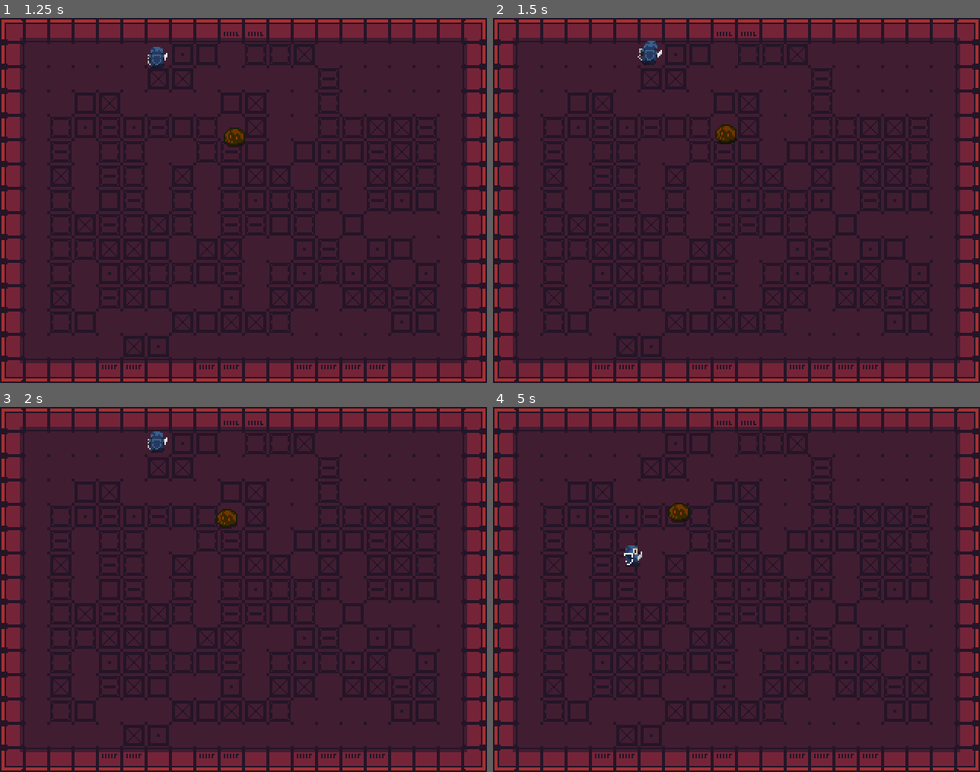
Above: before the commit, frames 1-4 (two rows, left to right).
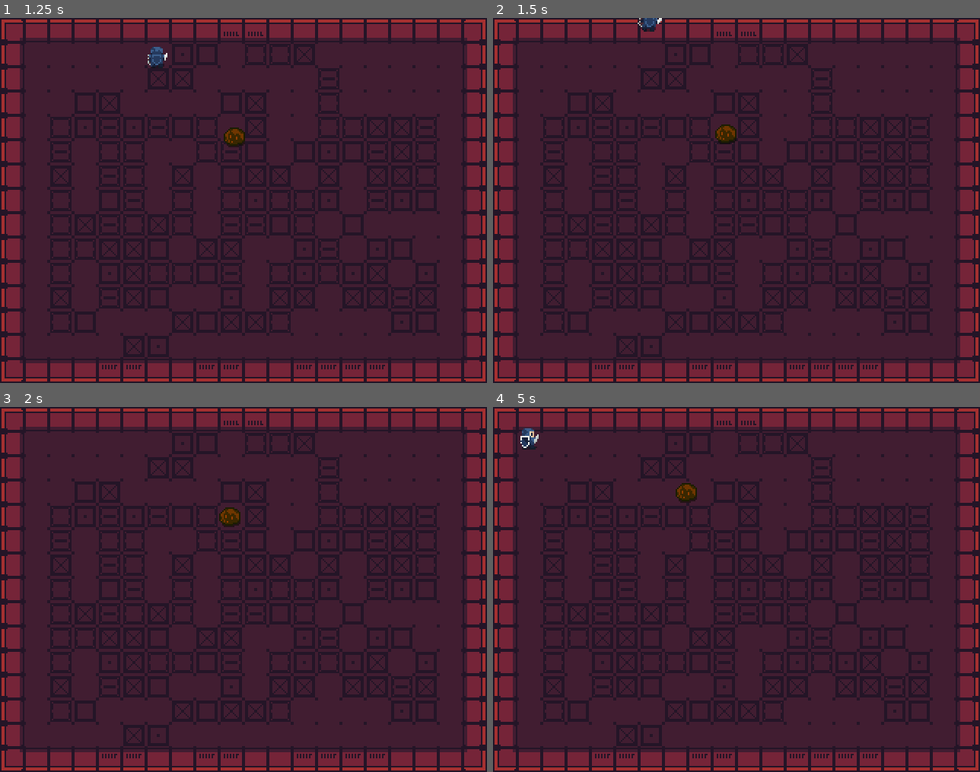
Above: after the commit, the same moments.

Repository: donovan-cartier/zelda-guiild
Game: Godot game, scene res://world.tscn
Same seed, same stepped clock (60 frames per second), same inputs: the game is played once before the commit and once after it.
Inputs:
- Up to frame 1 (1.25 s): hold W (move_up) from 0.53 s (still down); tap Space (attack) at 0.6 s
- Up to frame 2 (1.5 s): keep holding W (move_up); tap Space (attack) at 1.35 s
- Up to frame 3 (2 s): keep holding W (move_up)
- Up to frame 4 (5 s): release W (move_up) at 2.03 s; hold A (move_left) 2.03-3.53 s; tap Space (attack) every 0.75 s from 2.1 to 4.35 s; hold S (move_down) 3.53-4.28 s; hold D (move_right) from 4.28 s (still down)

Frame 1 is identical in both runs. In frame 2, 0.3% of the frame differs, in the area x 29-35%, y 0-13%; in frame 3, 0.3%; in frame 4, 0.7%, in the area x 5-42%, y 5-44%.

Commit message:
more assets

Diff:
--- a/player/player.tscn
+++ b/player/player.tscn
@@ -58,61 +58,6 @@
 
 [sub_resource type="RectangleShape2D" id="RectangleShape2D_rthl3"]
 size = Vector2(9, 14)
-
-[sub_resource type="Animation" id="Animation_aekje"]
-resource_name = "idle"
-tracks/0/type = "value"
-tracks/0/imported = false
-tracks/0/enabled = true
-tracks/0/path = NodePath("Sprite:rotation")
-tracks/0/interp = 1
-tracks/0/loop_wrap = true
-tracks/0/keys = {
-"times": PackedFloat32Array(0),
-"transitions": PackedFloat32Array(1),
-"update": 0,
-"values": [0.0]
-}
-tracks/1/type = "value"
-tracks/1/imported = false
-tracks/1/enabled = true
-tracks/1/path = NodePath("Sprite:scale")
-tracks/1/interp = 1
-tracks/1/loop_wrap = true
-tracks/1/keys = {
-"times": PackedFloat32Array(0),
-"transitions": PackedFloat32Array(1),
-"update": 0,
-"values": [Vector2(1, 1)]
-}
-
-[sub_resource type="Animation" id="Animation_c6p3w"]
-resource_name = "move"
-loop_mode = 1
-tracks/0/type = "value"
-tracks/0/imported = false
-tracks/0/enabled = true
-tracks/0/path = NodePath("Sprite:scale")
-tracks/0/interp = 1
-tracks/0/loop_wrap = true
-tracks/0/keys = {
-"times": PackedFloat32Array(0, 0.4, 0.8),
-"transitions": PackedFloat32Array(1, 1, 1),
-"update": 0,
-"values": [Vector2(1, 1), Vector2(0.9, 0.9), Vector2(1, 1)]
-}
-tracks/1/type = "value"
-tracks/1/imported = false
-tracks/1/enabled = true
-tracks/1/path = NodePath("Sprite:rotation")
-tracks/1/interp = 1
-tracks/1/loop_wrap = true
-tracks/1/keys = {
-"times": PackedFloat32Array(0, 0.3, 0.7, 1),
-"transitions": PackedFloat32Array(1, 1, 1, 1),
-"update": 0,
-"values": [0.0, -0.174533, 0.174533, 0.0]
-}
 
 [sub_resource type="Animation" id="Animation_46eql"]
 resource_name = "attack"
@@ -155,6 +100,61 @@
 "values": [Vector2(1, 1), Vector2(0.8, 1.5), Vector2(1.5, 0.8), Vector2(1, 1)]
 }
 
+[sub_resource type="Animation" id="Animation_aekje"]
+resource_name = "idle"
+tracks/0/type = "value"
+tracks/0/imported = false
+tracks/0/enabled = true
+tracks/0/path = NodePath("Sprite:rotation")
+tracks/0/interp = 1
+tracks/0/loop_wrap = true
+tracks/0/keys = {
+"times": PackedFloat32Array(0),
+"transitions": PackedFloat32Array(1),
+"update": 0,
+"values": [0.0]
+}
+tracks/1/type = "value"
+tracks/1/imported = false
+tracks/1/enabled = true
+tracks/1/path = NodePath("Sprite:scale")
+tracks/1/interp = 1
+tracks/1/loop_wrap = true
+tracks/1/keys = {
+"times": PackedFloat32Array(0),
+"transitions": PackedFloat32Array(1),
+"update": 0,
+"values": [Vector2(1, 1)]
+}
+
+[sub_resource type="Animation" id="Animation_c6p3w"]
+resource_name = "move"
+loop_mode = 1
+tracks/0/type = "value"
+tracks/0/imported = false
+tracks/0/enabled = true
+tracks/0/path = NodePath("Sprite:scale")
+tracks/0/interp = 1
+tracks/0/loop_wrap = true
+tracks/0/keys = {
+"times": PackedFloat32Array(0, 0.4, 0.8),
+"transitions": PackedFloat32Array(1, 1, 1),
+"update": 0,
+"values": [Vector2(1, 1), Vector2(0.9, 0.9), Vector2(1, 1)]
+}
+tracks/1/type = "value"
+tracks/1/imported = false
+tracks/1/enabled = true
+tracks/1/path = NodePath("Sprite:rotation")
+tracks/1/interp = 1
+tracks/1/loop_wrap = true
+tracks/1/keys = {
+"times": PackedFloat32Array(0, 0.3, 0.7, 1),
+"transitions": PackedFloat32Array(1, 1, 1, 1),
+"update": 0,
+"values": [0.0, -0.174533, 0.174533, 0.0]
+}
+
 [sub_resource type="AnimationLibrary" id="AnimationLibrary_eskr4"]
 _data = {
 "attack": SubResource("Animation_46eql"),
--- a/world.tscn
+++ b/world.tscn
@@ -7,79 +7,33 @@
 [sub_resource type="TileSetAtlasSource" id="TileSetAtlasSource_qc2hc"]
 texture = ExtResource("4_bm45m")
 0:0/0 = 0
-0:0/0/physics_layer_0/linear_velocity = Vector2(0, 0)
-0:0/0/physics_layer_0/angular_velocity = 0.0
-0:0/0/physics_layer_0/polygon_0/points = PackedVector2Array(-8, -8, 8, -8, 8, 8, -8, 8)
 1:0/0 = 0
-1:0/0/physics_layer_0/linear_velocity = Vector2(0, 0)
-1:0/0/physics_layer_0/angular_velocity = 0.0
-1:0/0/physics_layer_0/polygon_0/points = PackedVector2Array(-8, -8, 8, -8, 8, 8, -8, 8)
 2:0/0 = 0
-2:0/0/physics_layer_0/linear_velocity = Vector2(0, 0)
-2:0/0/physics_layer_0/angular_velocity = 0.0
-2:0/0/physics_layer_0/polygon_0/points = PackedVector2Array(-8, -8, 8, -8, 8, 8, -8, 8)
 3:0/0 = 0
-3:0/0/physics_layer_0/linear_velocity = Vector2(0, 0)
-3:0/0/physics_layer_0/angular_velocity = 0.0
-3:0/0/physics_layer_0/polygon_0/points = PackedVector2Array(-8, -8, 8, -8, 8, 8, -8, 8)
 4:0/0 = 0
-4:0/0/physics_layer_0/linear_velocity = Vector2(0, 0)
-4:0/0/physics_layer_0/angular_velocity = 0.0
-4:0/0/physics_layer_0/polygon_0/points = PackedVector2Array(-8, -8, 8, -8, 8, 8, -8, 8)
 0:1/0 = 0
-0:1/0/physics_layer_0/linear_velocity = Vector2(0, 0)
-0:1/0/physics_layer_0/angular_velocity = 0.0
-0:1/0/physics_layer_0/polygon_0/points = PackedVector2Array(-8, -8, 8, -8, 8, 8, -8, 8)
 1:1/0 = 0
-1:1/0/physics_layer_0/linear_velocity = Vector2(0, 0)
-1:1/0/physics_layer_0/angular_velocity = 0.0
 2:1/0 = 0
-2:1/0/physics_layer_0/linear_velocity = Vector2(0, 0)
-2:1/0/physics_layer_0/angular_velocity = 0.0
 3:1/0 = 0
-3:1/0/physics_layer_0/linear_velocity = Vector2(0, 0)
-3:1/0/physics_layer_0/angular_velocity = 0.0
 4:1/0 = 0
-4:1/0/physics_layer_0/linear_velocity = Vector2(0, 0)
-4:1/0/physics_layer_0/angular_velocity = 0.0
-4:1/0/physics_layer_0/polygon_0/points = PackedVector2Array(-8, -8, 8, -8, 8, 8, -8, 8)
 0:2/0 = 0
-0:2/0/physics_layer_0/linear_velocity = Vector2(0, 0)
-0:2/0/physics_layer_0/angular_velocity = 0.0
-0:2/0/physics_layer_0/polygon_0/points = PackedVector2Array(-8, -8, 8, -8, 8, 8, -8, 8)
 1:2/0 = 0
-1:2/0/physics_layer_0/linear_velocity = Vector2(0, 0)
-1:2/0/physics_layer_0/angular_velocity = 0.0
 2:2/0 = 0
-2:2/0/physics_layer_0/linear_velocity = Vector2(0, 0)
-2:2/0/physics_layer_0/angular_velocity = 0.0
 3:2/0 = 0
-3:2/0/physics_layer_0/linear_velocity = Vector2(0, 0)
-3:2/0/physics_layer_0/angular_velocity = 0.0
 4:2/0 = 0
-4:2/0/physics_layer_0/linear_velocity = Vector2(0, 0)
-4:2/0/physics_layer_0/angular_velocity = 0.0
-4:2/0/physics_layer_0/polygon_0/points = PackedVector2Array(-8, -8, 8, -8, 8, 8, -8, 8)
 0:3/0 = 0
-0:3/0/physics_layer_0/linear_velocity = Vector2(0, 0)
-0:3/0/physics_layer_0/angular_velocity = 0.0
-0:3/0/physics_layer_0/polygon_0/points = PackedVector2Array(-8, -8, 8, -8, 8, 8, -8, 8)
 1:3/0 = 0
-1:3/0/physics_layer_0/linear_velocity = Vector2(0, 0)
-1:3/0/physics_layer_0/angular_velocity = 0.0
-1:3/0/physics_layer_0/polygon_0/points = PackedVector2Array(-8, -8, 8, -8, 8, 8, -8, 8)
 2:3/0 = 0
-2:3/0/physics_layer_0/linear_velocity = Vector2(0, 0)
-2:3/0/physics_layer_0/angular_velocity = 0.0
-2:3/0/physics_layer_0/polygon_0/points = PackedVector2Array(-8, -8, 8, -8, 8, 8, -8, 8)
 3:3/0 = 0
-3:3/0/physics_layer_0/linear_velocity = Vector2(0, 0)
-3:3/0/physics_layer_0/angular_velocity = 0.0
-3:3/0/physics_layer_0/polygon_0/points = PackedVector2Array(-8, -8, 8, -8, 8, 8, -8, 8)
 4:3/0 = 0
-4:3/0/physics_layer_0/linear_velocity = Vector2(0, 0)
-4:3/0/physics_layer_0/angular_velocity = 0.0
-4:3/0/physics_layer_0/polygon_0/points = PackedVector2Array(-8, -8, 8, -8, 8, 8, -8, 8)
+5:0/0 = 0
+6:0/0 = 0
+6:1/0 = 0
+5:1/0 = 0
+5:2/0 = 0
+6:2/0 = 0
+6:3/0 = 0
+5:3/0 = 0
 
 [sub_resource type="TileSet" id="TileSet_sbckh"]
 physics_layer_0/collision_layer = 1
Binary file added: assets/puzzle_crystal.png
Not shown, added: assets/puzzle_crystal.png.import
Binary file changed: assets/tileset_dungeon.png
